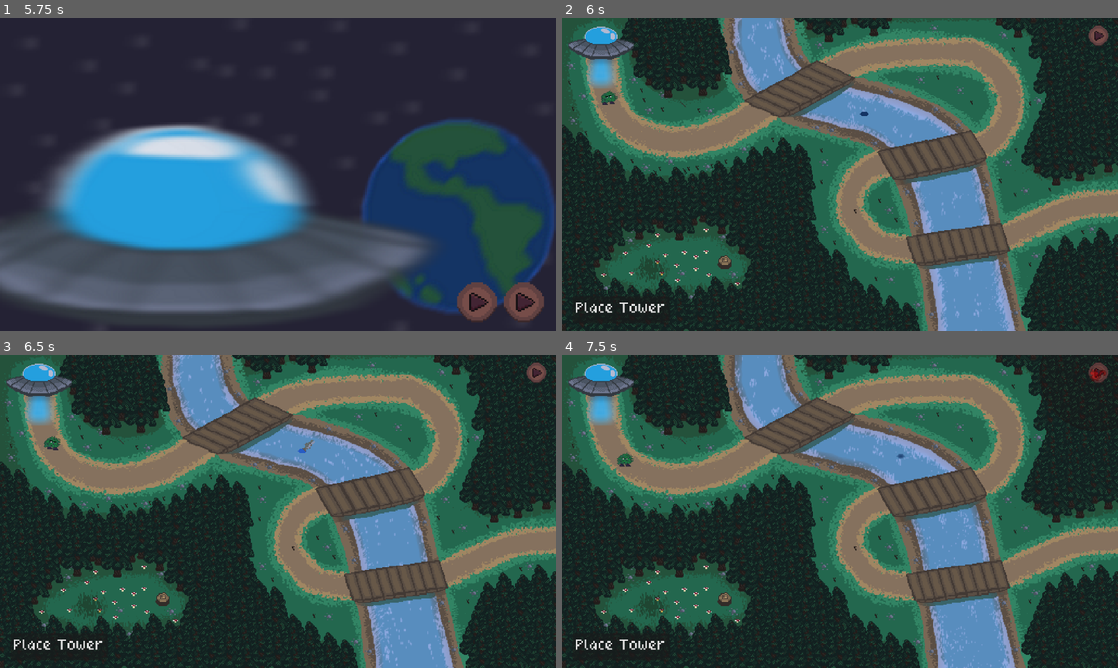
Above: before the commit, frames 1-4 (two rows, left to right).
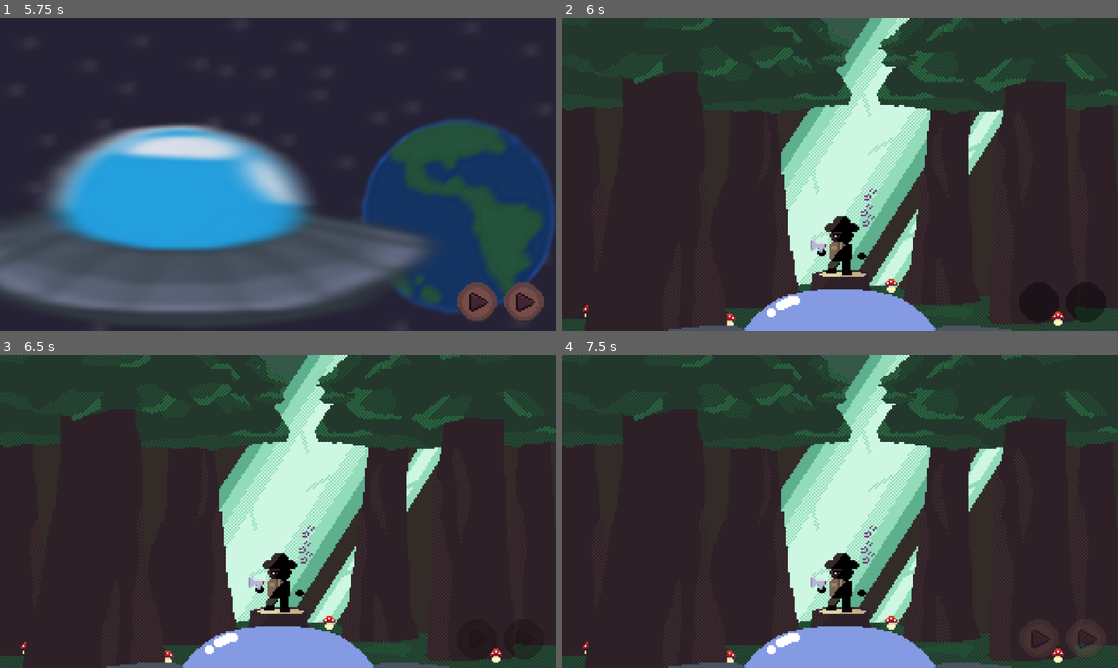
Above: after the commit, the same moments.

Repository: WilliamPickle/Aegis-of-Evergreen
Game: Godot game, scene res://scenes/current_scene.tscn
Same seed, same stepped clock (60 frames per second), same inputs: the game is played once before the commit and once after it.
Inputs (mouse positions are in pixels of both pictures, inside the frame that each line leads up to):
- Up to frame 1 (5.75 s): click (278, 174) at 0.5 s; click "Play" at 1.25 s; tap Enter at 2, 4.25 s; move the mouse to (400, 158) at 2.02 s; hold Middle mouse button (MouseMiddle) 2.03-2.78 s; tap Space at 2.75, 5 s; move the mouse to (166, 190) at 2.77 s; tap Mouse wheel down (MouseWheelDown) at 2.85 s; click (522, 302) at 3.5 s; move the mouse to (333, 105) at 4.27 s; tap Mouse wheel up (MouseWheelUp) at 4.35 s; move the mouse to (250, 237) at 5.02 s; click (250, 237) at 5.1 s
- Up to frame 2 (6 s): click (1084, 302) at 5.75 s
- Up to frame 3 (6.5 s): no input
- Up to frame 4 (7.5 s): click (623, 646) at 6.5 s, where only the run before the commit has a clickable "Place Tower"; click (1095, 373) at 7.27 s

Frame 1 is identical in both runs. In frame 2, 84% of the frame differs, in the area x 0-100%, y 0-100%; in frame 3, 84%; in frame 4, 87%.

Commit message:
UI changes
just started working with ui. Currently, placed towers are bugged - can't click on them to access their range and stuff.

Diff:
--- a/scenes/cutscene_1.tscn
+++ b/scenes/cutscene_1.tscn
@@ -6,6 +6,8 @@
 [ext_resource type="Texture2D" uid="uid://bix6t2nm7oyo1" path="res://assets/sprites/cutscenes/level_1/Space Blur.png" id="2_u7sor"]
 [ext_resource type="FontFile" uid="uid://c1bsj8ugs22bk" path="res://assets/fonts/quaver.ttf" id="3_kteqr"]
 [ext_resource type="Script" uid="uid://b6g1ailpjlfy0" path="res://scripts/icon_script.gd" id="4_y258h"]
+[ext_resource type="Texture2D" uid="uid://musdhoph61ug" path="res://assets/sprites/cutscenes/level_1/Gojo Reference.png" id="7_kteqr"]
+[ext_resource type="Texture2D" uid="uid://sil00a081mv4" path="res://assets/sprites/cutscenes/level_1/Standoff.png" id="8_y258h"]
 
 [sub_resource type="StyleBoxEmpty" id="StyleBoxEmpty_j5jx5"]
 
@@ -16,7 +18,7 @@
 [node name="CutScene1" type="Node2D" node_paths=PackedStringArray("camera", "next_button", "skip_button")]
 script = ExtResource("1_wname")
 wait_time = 2.0
-max_slides = 2
+max_slides = 4
 camera = NodePath("Camera2D")
 next_button = NodePath("Camera2D/Next")
 skip_button = NodePath("Camera2D/Skip")
@@ -103,3 +105,11 @@
 [node name="SpaceBlur" type="Sprite2D" parent="."]
 position = Vector2(320, 0)
 texture = ExtResource("2_u7sor")
+
+[node name="GojoReference" type="Sprite2D" parent="."]
+position = Vector2(960, 0)
+texture = ExtResource("7_kteqr")
+
+[node name="Standoff" type="Sprite2D" parent="."]
+position = Vector2(640, 0)
+texture = ExtResource("8_y258h")
--- a/scenes/level_1.tscn
+++ b/scenes/level_1.tscn
@@ -12,6 +12,7 @@
 [ext_resource type="Script" uid="uid://b2fwpwwqttqr3" path="res://scripts/camera_zoom.gd" id="7_go7sj"]
 [ext_resource type="Script" uid="uid://clq18rcf3qqqj" path="res://scripts/Enemies/wave_spawner.gd" id="8_2os1m"]
 [ext_resource type="Script" uid="uid://c5v7i37jdw55h" path="res://scripts/Towers/tower_placement.gd" id="8_e3sih"]
+[ext_resource type="Texture2D" uid="uid://fhs00mxuq76t" path="res://assets/sprites/icons and buttons/play_button_highlighted_final.png" id="10_7gny6"]
 
 [sub_resource type="AtlasTexture" id="AtlasTexture_1s4pk"]
 atlas = ExtResource("1_2os1m")
@@ -168,27 +169,11 @@
 }
 point_count = 16
 
-[sub_resource type="StyleBoxEmpty" id="StyleBoxEmpty_fcfvj"]
-
-[sub_resource type="StyleBoxEmpty" id="StyleBoxEmpty_pa8r4"]
-
-[sub_resource type="StyleBoxEmpty" id="StyleBoxEmpty_15mv3"]
-
-[sub_resource type="StyleBoxEmpty" id="StyleBoxEmpty_e3sih"]
-
-[sub_resource type="StyleBoxEmpty" id="StyleBoxEmpty_2y5yt"]
-
-[sub_resource type="StyleBoxEmpty" id="StyleBoxEmpty_2os1m"]
-
-[sub_resource type="StyleBoxEmpty" id="StyleBoxEmpty_go7sj"]
-
-[sub_resource type="StyleBoxEmpty" id="StyleBoxEmpty_7gny6"]
-
-[sub_resource type="StyleBoxEmpty" id="StyleBoxEmpty_2aecg"]
-
-[sub_resource type="StyleBoxEmpty" id="StyleBoxEmpty_6dial"]
-
-[sub_resource type="StyleBoxEmpty" id="StyleBoxEmpty_7nomh"]
+[sub_resource type="StyleBoxTexture" id="StyleBoxTexture_2aecg"]
+texture = ExtResource("10_7gny6")
+
+[sub_resource type="StyleBoxTexture" id="StyleBoxTexture_6dial"]
+texture = ExtResource("3_5xbjy")
 
 [node name="map1" type="Node2D"]
 
@@ -263,42 +248,56 @@
 [node name="WaveSpawner" type="Node2D" parent="."]
 script = ExtResource("8_2os1m")
 
-[node name="StartWave" type="Button" parent="WaveSpawner"]
-offset_left = 286.0
-offset_top = -171.0
-offset_right = 309.0
-offset_bottom = -148.0
+[node name="EnemyDelay" type="Timer" parent="WaveSpawner"]
+wait_time = 5.0
+
+[node name="Start Button" type="CanvasLayer" parent="."]
+follow_viewport_scale = 1.8
+
+[node name="MarginContainer" type="MarginContainer" parent="Start Button"]
+anchors_preset = 15
+anchor_right = 1.0
+anchor_bottom = 1.0
+grow_horizontal = 2
+grow_vertical = 2
 size_flags_horizontal = 4
 size_flags_vertical = 4
-theme_override_styles/focus = SubResource("StyleBoxEmpty_fcfvj")
-theme_override_styles/disabled_mirrored = SubResource("StyleBoxEmpty_pa8r4")
-theme_override_styles/disabled = SubResource("StyleBoxEmpty_15mv3")
-theme_override_styles/hover_pressed_mirrored = SubResource("StyleBoxEmpty_e3sih")
-theme_override_styles/hover_pressed = SubResource("StyleBoxEmpty_2y5yt")
-theme_override_styles/hover_mirrored = SubResource("StyleBoxEmpty_2os1m")
-theme_override_styles/hover = SubResource("StyleBoxEmpty_go7sj")
-theme_override_styles/pressed_mirrored = SubResource("StyleBoxEmpty_7gny6")
-theme_override_styles/pressed = SubResource("StyleBoxEmpty_2aecg")
-theme_override_styles/normal_mirrored = SubResource("StyleBoxEmpty_6dial")
-theme_override_styles/normal = SubResource("StyleBoxEmpty_7nomh")
+theme_override_constants/margin_left = 10
+theme_override_constants/margin_top = 10
+theme_override_constants/margin_right = 10
+theme_override_constants/margin_bottom = 10
+
+[node name="VBoxContainer" type="VBoxContainer" parent="Start Button/MarginContainer"]
+layout_mode = 2
+size_flags_horizontal = 8
+
+[node name="HBoxContainer" type="HBoxContainer" parent="Start Button/MarginContainer/VBoxContainer"]
+layout_mode = 2
+size_flags_vertical = 4
+
+[node name="StartWave" type="Button" parent="Start Button/MarginContainer/VBoxContainer/HBoxContainer"]
+custom_minimum_size = Vector2(40, 40)
+layout_mode = 2
+size_flags_horizontal = 4
+size_flags_vertical = 4
+theme_override_styles/hover = SubResource("StyleBoxTexture_2aecg")
+theme_override_styles/normal = SubResource("StyleBoxTexture_6dial")
 action_mode = 0
-icon = ExtResource("3_5xbjy")
 icon_alignment = 1
 
-[node name="EnemyDelay" type="Timer" parent="WaveSpawner"]
-wait_time = 5.0
-
-[node name="Tower_Placement" type="Button" parent="." node_paths=PackedStringArray("map_area")]
-offset_left = -308.0
-offset_top = 140.0
-offset_right = -207.0
-offset_bottom = 171.0
+[node name="CanvasLayer" type="CanvasLayer" parent="."]
+
+[node name="Tower_Placement" type="Button" parent="CanvasLayer" node_paths=PackedStringArray("map_area")]
+offset_left = 38.0
+offset_top = 578.0
+offset_right = 150.0
+offset_bottom = 609.0
 theme_override_fonts/font = ExtResource("7_15mv3")
 text = "Place Tower"
 script = ExtResource("8_e3sih")
-map_area = NodePath("../Area2D")
+map_area = NodePath("../../Area2D")
 tower_type = "Squirel"
 metadata/_custom_type_script = "uid://c5v7i37jdw55h"
 
-[connection signal="button_down" from="WaveSpawner/StartWave" to="WaveSpawner" method="_on_start_wave"]
 [connection signal="timeout" from="WaveSpawner/EnemyDelay" to="WaveSpawner" method="_on_enemy_delay_timeout"]
+[connection signal="button_down" from="Start Button/MarginContainer/VBoxContainer/HBoxContainer/StartWave" to="WaveSpawner" method="_on_start_wave"]
--- /dev/null
+++ b/scenes/pause_ui.tscn
@@ -0,0 +1,110 @@
+[gd_scene load_steps=13 format=3 uid="uid://ynetxm1wdkoc"]
+
+[ext_resource type="Texture2D" uid="uid://pfssqwf31dm7" path="res://assets/sprites/icons and buttons/settings_button_highlighted.png" id="2_vcehk"]
+[ext_resource type="Texture2D" uid="uid://ywnxvtgi724h" path="res://assets/sprites/icons and buttons/settings_button_cropped.png" id="2_ypbrs"]
+[ext_resource type="Texture2D" uid="uid://fhs00mxuq76t" path="res://assets/sprites/icons and buttons/play_button_highlighted_final.png" id="3_0vm74"]
+[ext_resource type="Texture2D" uid="uid://chpbewmr6hr8v" path="res://assets/sprites/icons and buttons/play_button_cropped.png" id="4_utk7g"]
+[ext_resource type="Texture2D" uid="uid://vyejon8a8wc1" path="res://assets/sprites/icons and buttons/control_button_highlighted.png" id="5_ynu8c"]
+[ext_resource type="Texture2D" uid="uid://canoaxyd12w3e" path="res://assets/sprites/icons and buttons/control_button_cropped.png" id="6_0rou8"]
+
+[sub_resource type="StyleBoxTexture" id="StyleBoxTexture_blq6o"]
+texture = ExtResource("2_vcehk")
+
+[sub_resource type="StyleBoxTexture" id="StyleBoxTexture_8476c"]
+texture = ExtResource("2_ypbrs")
+
+[sub_resource type="StyleBoxTexture" id="StyleBoxTexture_7u2tl"]
+texture = ExtResource("3_0vm74")
+
+[sub_resource type="StyleBoxTexture" id="StyleBoxTexture_tql76"]
+texture = ExtResource("4_utk7g")
+
+[sub_resource type="StyleBoxTexture" id="StyleBoxTexture_vcehk"]
+texture = ExtResource("5_ynu8c")
+
+[sub_resource type="StyleBoxTexture" id="StyleBoxTexture_3egln"]
+texture = ExtResource("6_0rou8")
+
+[node name="PauseUI" type="Control"]
+layout_mode = 3
+anchors_preset = 15
+anchor_right = 1.0
+anchor_bottom = 1.0
+grow_horizontal = 2
+grow_vertical = 2
+
+[node name="GameScreen" type="MarginContainer" parent="."]
+layout_mode = 1
+anchors_preset = -1
+anchor_right = 0.555556
+anchor_bottom = 0.555556
+offset_bottom = -3.05176e-05
+grow_horizontal = 2
+grow_vertical = 2
+metadata/_edit_lock_ = true
+
+[node name="VBoxContainer" type="VBoxContainer" parent="GameScreen"]
+layout_mode = 2
+size_flags_horizontal = 4
+size_flags_vertical = 8
+theme_override_constants/separation = 30
+
+[node name="PauseMenu" type="MarginContainer" parent="GameScreen/VBoxContainer"]
+layout_mode = 2
+size_flags_horizontal = 4
+size_flags_vertical = 4
+
+[node name="IconBar" type="NinePatchRect" parent="GameScreen/VBoxContainer/PauseMenu"]
+custom_minimum_size = Vector2(200, 50)
+layout_mode = 2
+size_flags_horizontal = 4
+size_flags_vertical = 4
+
+[node name="MarginContainer" type="MarginContainer" parent="GameScreen/VBoxContainer/PauseMenu/IconBar"]
+layout_mode = 1
+anchors_preset = 15
+anchor_right = 1.0
+anchor_bottom = 1.0
+grow_horizontal = 2
+grow_vertical = 2
+theme_override_constants/margin_left = 15
+theme_override_constants/margin_top = 10
+theme_override_constants/margin_right = 15
+theme_override_constants/margin_bottom = 10
+
+[node name="HBoxContainer" type="HBoxContainer" parent="GameScreen/VBoxContainer/PauseMenu/IconBar/MarginContainer"]
+layout_mode = 2
+size_flags_horizontal = 4
+size_flags_vertical = 4
+theme_override_constants/separation = 15
+
+[node name="SettingsButton" type="Button" parent="GameScreen/VBoxContainer/PauseMenu/IconBar/MarginContainer/HBoxContainer"]
+custom_minimum_size = Vector2(40, 40)
+layout_mode = 2
+size_flags_horizontal = 4
+size_flags_vertical = 4
+theme_override_styles/hover = SubResource("StyleBoxTexture_blq6o")
+theme_override_styles/normal = SubResource("StyleBoxTexture_8476c")
+
+[node name="ExtraButton2" type="Button" parent="GameScreen/VBoxContainer/PauseMenu/IconBar/MarginContainer/HBoxContainer"]
+custom_minimum_size = Vector2(40, 40)
+layout_mode = 2
+size_flags_horizontal = 4
+size_flags_vertical = 4
+theme_override_styles/hover = SubResource("StyleBoxTexture_7u2tl")
+theme_override_styles/normal = SubResource("StyleBoxTexture_tql76")
+
+[node name="ControlButton" type="Button" parent="GameScreen/VBoxContainer/PauseMenu/IconBar/MarginContainer/HBoxContainer"]
+custom_minimum_size = Vector2(40, 40)
+layout_mode = 2
+size_flags_horizontal = 4
+size_flags_vertical = 4
+theme_override_styles/hover = SubResource("StyleBoxTexture_vcehk")
+theme_override_styles/normal = SubResource("StyleBoxTexture_3egln")
+
+[node name="Spacer" type="Control" parent="GameScreen/VBoxContainer"]
+layout_mode = 2
+
+[node name="Camera2D" type="Camera2D" parent="."]
+position = Vector2(320, 180)
+zoom = Vector2(1.8, 1.8)
--- a/scripts/Enemies/blackberry_bush.gd
+++ b/scripts/Enemies/blackberry_bush.gd
@@ -8,7 +8,6 @@
 	# Initialize Enemy class variables
 	enemy_sprite = bush_sprite
 	path = bush.get_parent()
-	print("script ran")
 
 func _process(delta) -> void:
 	move_on_path(delta)
Binary file added: assets/sprites/cutscenes/level_1/Gojo Reference.png
Not shown, added: assets/sprites/cutscenes/level_1/Gojo Reference.png.import
Binary file added: assets/sprites/cutscenes/level_1/Standoff.png
Not shown, added: assets/sprites/cutscenes/level_1/Standoff.png.import
Not shown: 1 places in scenes/cutscene_1.tscn that only renumber resources
Not shown: 1 places in scenes/level_1.tscn that only renumber resources
